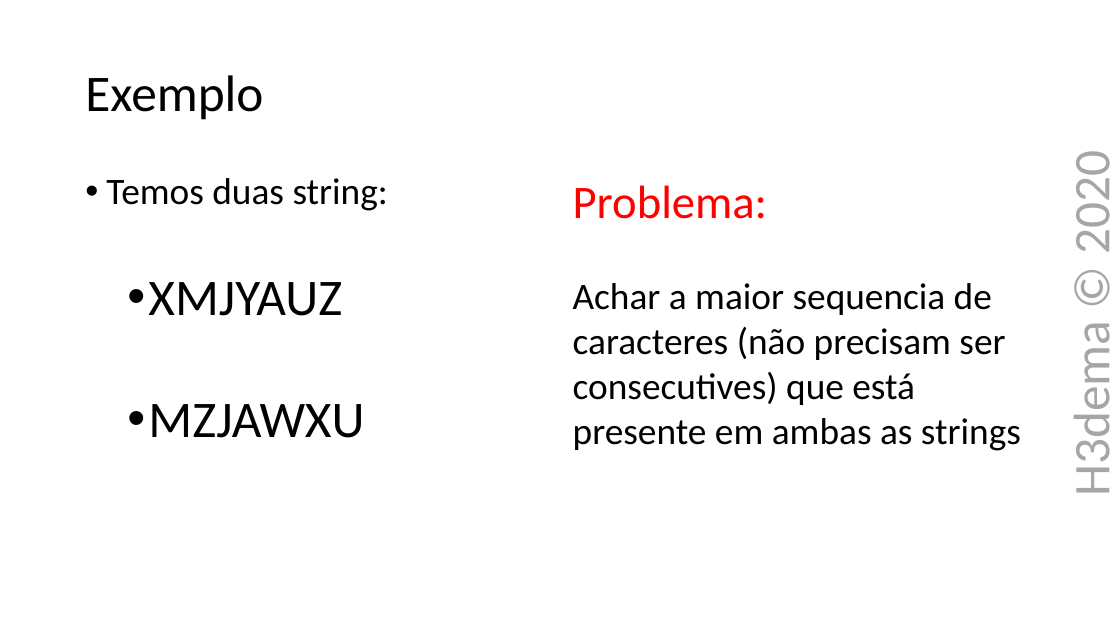
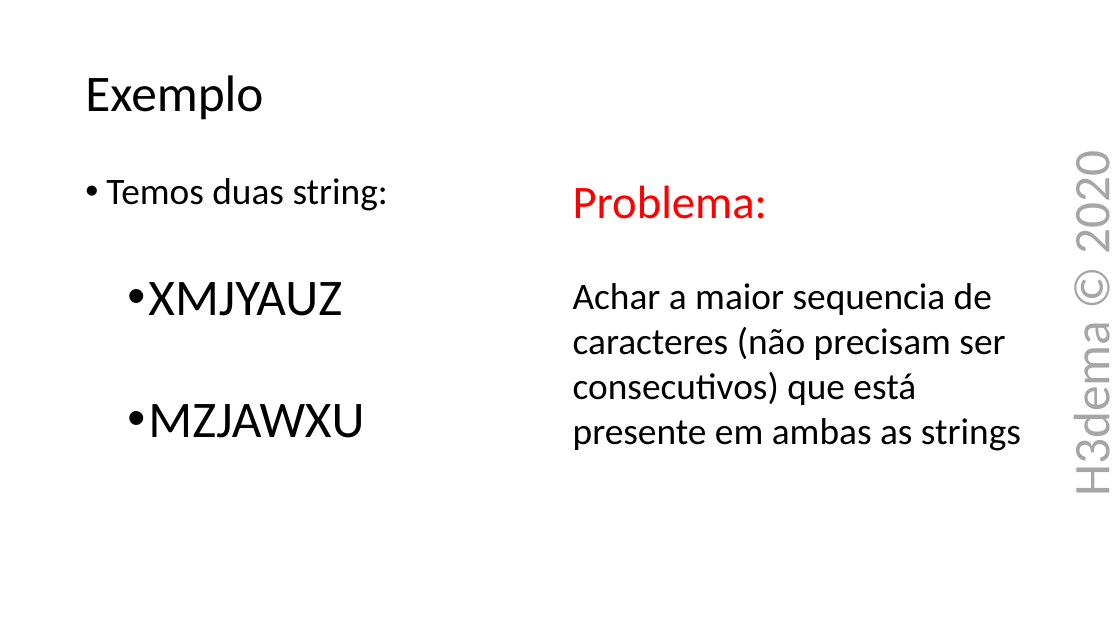
Before and after one commit to h3dema/DPP, a slide deck: slide 2 of PPT/Longest Common Subsequence.pptx. Drawn at 1120x630 pixels with LibreOffice and Linux fonts; fonts in the diff are those of the drawing. Boxes give left, top, right and bottom in pixels: in the first picture for what was removed or moved away, otherwise in the second. Text is boxed around its words. In the diff, an @@ line names an element or a change of style, - is before the commit and + after.

Commit message:
ppt string

```diff
--- a/PPT/Longest Common Subsequence.pptx
+++ b/PPT/Longest Common Subsequence.pptx
@@ text at (x1=573, y1=283, x2=1021, y2=451): text changed @@
-Achar a maior sequencia de caracteres (não precisam ser consecutives) que está presente em ambas as strings
+Achar a maior sequencia de caracteres (não precisam ser consecutivos) que está presente em ambas as strings
```
Also in this commit, not shown: 5 other slides changed, 2 other files.
